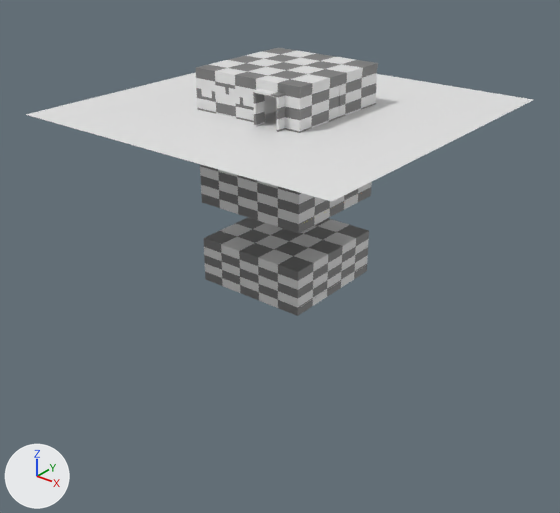
The Blender file scenes/portal_demo/sixrooms.blend, before and after one commit.
Both versions are drawn from a 50 mm lens placed at (52.1, -66.6, 20.7), pointed at (-0.9, -0.4, -20.3). Lighting does not change. The marker at lower left points along +X, +Y and +Z.
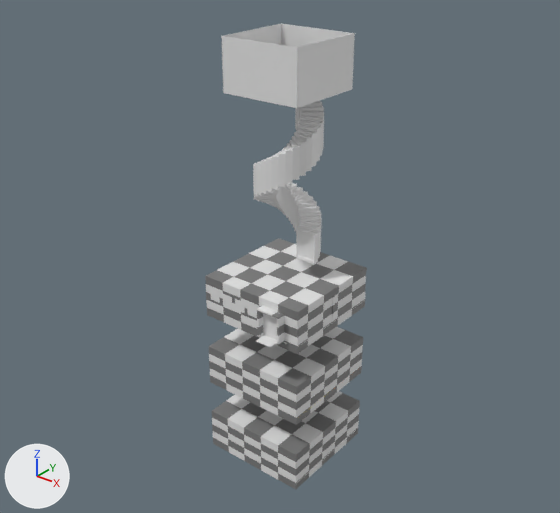
Changed parts and their boxes [x1, y1, x2, y2] in the pictures (560 x 513 px):
'Plane', deleted
    before: [26, 72, 533, 202]
'Room1', moved
    before: [196, 48, 378, 133]
    after: [205, 238, 367, 354]
'Room2.001', moved
    before: [204, 217, 369, 316]
    after: [212, 391, 360, 489]
'Room2', moved
    before: [200, 164, 372, 234]
    after: [209, 327, 363, 425]
'Circle.001', added
    after: [253, 101, 324, 264]
'Portal-l1-5', added
    after: [221, 36, 298, 108]
'Portal-l1-7', added
    after: [296, 33, 354, 108]
'Portal-l1-6', added
    after: [281, 24, 355, 89]
'Portal-l1-8', added
    after: [221, 23, 282, 93]
'Portal-l2-1', added
    after: [297, 233, 315, 260]
'Portal-l3-1', added
    after: [263, 313, 277, 340]
'Plane.004', moved
    before: [243, 91, 254, 107]
    after: [247, 304, 257, 318]
'Plane.003', moved
    before: [229, 88, 240, 104]
    after: [235, 299, 245, 313]
'Plane.002', moved
    before: [215, 85, 226, 101]
    after: [222, 293, 232, 308]
'Plane.001', moved
    before: [201, 82, 212, 98]
    after: [210, 289, 220, 303]
'Portal5', moved (not visible afterwards)
    before: [264, 95, 277, 115]
'FloorRed', moved
    before: [265, 111, 338, 132]
    after: [298, 323, 332, 347]
'WalkMesh-L3-f1', added
    after: [256, 335, 277, 347]
'FloorYellow.001', moved
    before: [301, 285, 335, 307]
    after: [296, 455, 328, 484]
'FloorOrange.001', moved
    before: [335, 265, 366, 285]
    after: [329, 429, 357, 454]
'FloorBlue', moved (not visible before)
    after: [334, 300, 365, 322]

Diff of the bpy script that builds the scene:
```diff
--- a/scenes/portal_demo/sixrooms.blend.py
+++ b/scenes/portal_demo/sixrooms.blend.py
@@ ob_plane @@
-ob_plane = bpy.data.objects.new('Plane', me_plane)
@@ ob_room2 @@
 ob_room2 = bpy.data.objects.new('Room2', me_room2_001)
-ob_room2.location = (-0.1, 0.0, -10.0)
+ob_room2.location = (-0.1, 0.0, -35.0)
 ob_room2.rotation_euler = (1.571, 0.0, 0.0)  # degrees (90, 0, 0)
@@ ob_room1 @@
 ob_room1 = bpy.data.objects.new('Room1', me_room1)
-ob_room1.location = (-0.1, 0.0, 0.0)
+ob_room1.location = (-0.1, 0.0, -25.0)
 ob_room1.rotation_euler = (1.571, 0.0, 0.0)  # degrees (90, 0, 0)
@@ ob_room2_001 @@
 ob_room2_001 = bpy.data.objects.new('Room2.001', me_room2_002)
-ob_room2_001.location = (-0.1, 0.0, -20.0)
+ob_room2_001.location = (-0.1, 0.0, -45.0)
 ob_room2_001.rotation_euler = (1.571, 0.0, 0.0)  # degrees (90, 0, 0)
@@ ob_portal5 @@
 ob_portal5 = bpy.data.objects.new('Portal5', me_portal5)
-ob_portal5.location = (0.0, -3.4, -0.1)
+ob_portal5.location = (0.0, -3.4, -25.1)
 ob_portal5.rotation_euler = (0.0, 0.0, 7.854)  # degrees (0, 0, 90)
@@ ob_plane_001 @@
 ob_plane_001 = bpy.data.objects.new('Plane.001', me_plane_002)
-ob_plane_001.location = (-5.6, -7.1, 0.5)
+ob_plane_001.location = (-5.6, -7.1, -24.5)
 ob_plane_001.rotation_euler = (1.571, 0.0, 0.0)  # degrees (90, 0, 0)
@@ ob_plane_002 @@
 ob_plane_002 = bpy.data.objects.new('Plane.002', me_plane_005)
-ob_plane_002.location = (-3.6, -7.1, 0.5)
+ob_plane_002.location = (-3.6, -7.1, -24.5)
 ob_plane_002.rotation_euler = (1.571, 0.0, 0.0)  # degrees (90, 0, 0)
@@ ob_plane_003 @@
 ob_plane_003 = bpy.data.objects.new('Plane.003', me_plane_008)
-ob_plane_003.location = (-1.6, -7.1, 0.5)
+ob_plane_003.location = (-1.6, -7.1, -24.5)
 ob_plane_003.rotation_euler = (1.571, 0.0, 0.0)  # degrees (90, 0, 0)
@@ ob_plane_004 @@
 ob_plane_004 = bpy.data.objects.new('Plane.004', me_plane_009)
-ob_plane_004.location = (0.3, -7.1, 0.5)
+ob_plane_004.location = (0.3, -7.1, -24.5)
 ob_plane_004.rotation_euler = (1.571, 0.0, 0.0)  # degrees (90, 0, 0)
@@ ob_walkmesh_l3_f1 @@
+ob_walkmesh_l3_f1 = bpy.data.objects.new('WalkMesh-L3-f1', me_walkmesh_l3_f1)  # 22 vertices, 10 faces; spans x -1.24..1.0, y -1.64..3.09, z 0.0
+ob_walkmesh_l3_f1.location = (3.5, -3.5, -26.8)
+ob_walkmesh_l3_f1.scale = (3.34, 3.34, 3.34)
@@ ob_portal_l3_1 @@
+ob_portal_l3_1 = bpy.data.objects.new('Portal-l3-1', me_portal_l1_3_001)  # a box spanning x -1.0..1.0, y -1.0..1.0, z -1.0..1.0
+ob_portal_l3_1.location = (3.5, -7.3, -25.3)
+ob_portal_l3_1.rotation_euler = (0.0, 0.0, 9.425)  # degrees (0, 0, 180)
+ob_portal_l3_1.scale = (1.33, 0.02, 1.48)
@@ ob_portal_l2_1 @@
+ob_portal_l2_1 = bpy.data.objects.new('Portal-l2-1', me_portal_l2_1)  # a box spanning x -1.0..1.0, y -1.0..1.0, z -1.0..1.0
+ob_portal_l2_1.location = (2.7, 0.1, -18.1)
+ob_portal_l2_1.rotation_euler = (0.0, 0.0, 3.142)  # degrees (0, 0, 180)
+ob_portal_l2_1.scale = (1.33, 0.02, 1.48)
@@ ob_circle_001 @@
+ob_circle_001 = bpy.data.objects.new('Circle.001', me_circle_003)  # 2640 vertices, 2320 faces; spans x -1.0..1.0, y -1.0..1.0, z 0.0..4.81
+ob_circle_001.location = (0.0, 0.0, -20.0)
+ob_circle_001.rotation_euler = (0.0, 0.0, 1.571)  # degrees (0, 0, 90)
+ob_circle_001.scale = (3.99, 3.99, 3.99)
@@ ob_portal_l1_8 @@
+ob_portal_l1_8 = bpy.data.objects.new('Portal-l1-8', me_portal_l1_6_008)  # a box spanning x -1.0..1.0, y -1.0..1.0, z -1.0..1.0
+ob_portal_l1_8.location = (-5.0, 0.0, 3.0)
+ob_portal_l1_8.rotation_euler = (0.0, 0.0, 318.9)  # degrees (0, 0, 272)
+ob_portal_l1_8.scale = (5.05, 0.02, 3.03)
@@ ob_portal_l1_7 @@
+ob_portal_l1_7 = bpy.data.objects.new('Portal-l1-7', me_portal_l1_7)  # a box spanning x -1.0..1.0, y -1.0..1.0, z -1.0..1.0
+ob_portal_l1_7.location = (5.0, 0.0, 3.0)
+ob_portal_l1_7.rotation_euler = (0.0, 0.0, 315.7)  # degrees (0, 0, 88)
+ob_portal_l1_7.scale = (5.05, 0.02, 3.03)
@@ ob_portal_l1_6 @@
+ob_portal_l1_6 = bpy.data.objects.new('Portal-l1-6', me_portal_l1_6)  # a box spanning x -1.0..1.0, y -1.0..1.0, z -1.0..1.0
+ob_portal_l1_6.location = (0.0, 5.0, 3.0)
+ob_portal_l1_6.rotation_euler = (0.0, 0.0, 3.142)  # degrees (0, 0, 180)
+ob_portal_l1_6.scale = (5.05, 0.02, 3.03)
@@ ob_portal_l1_5 @@
+ob_portal_l1_5 = bpy.data.objects.new('Portal-l1-5', me_portal_l1_5)  # a box spanning x -1.0..1.0, y -1.0..1.0, z -1.0..1.0
+ob_portal_l1_5.location = (0.0, -5.0, 3.0)
+ob_portal_l1_5.scale = (5.05, 0.02, 3.03)
```
